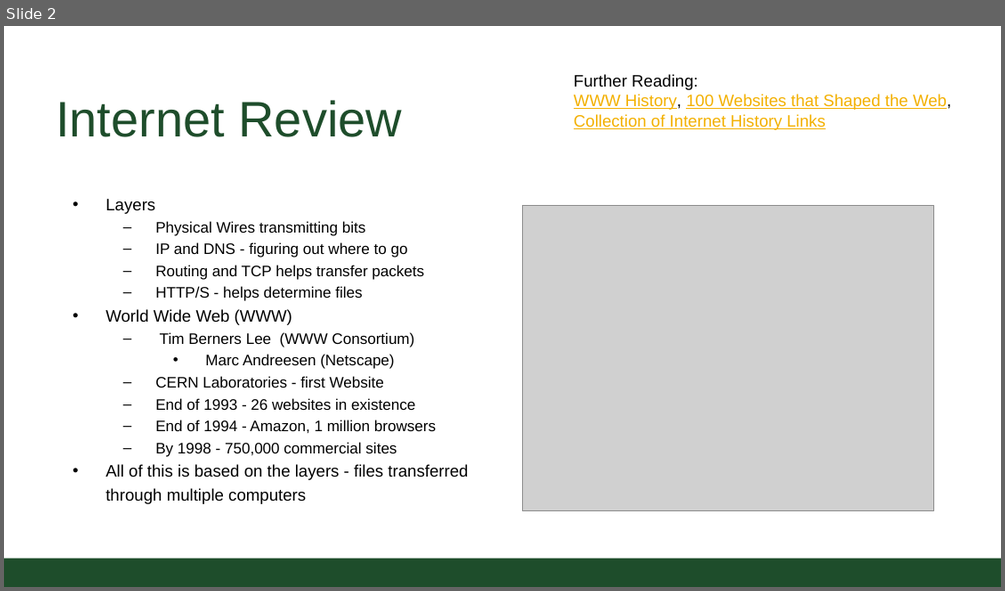
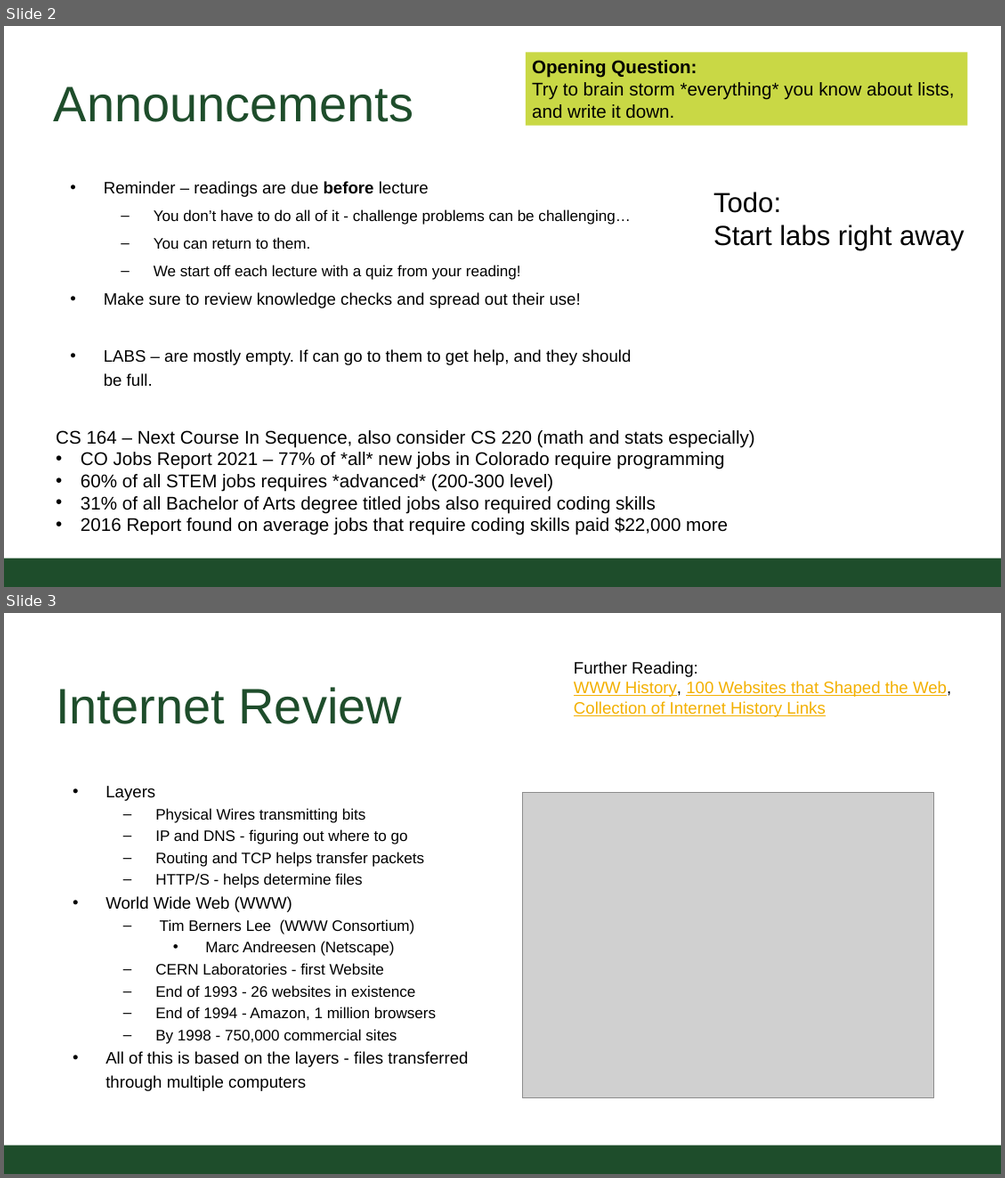
Before and after one commit to CSU-CS150B/handouts, a slide deck: Slides/On-Campus/10_02_HTML_Files_And_Dictionary.pptx. Shown one above the other, each under a label of ours: slide 2 before the commit, slides 2 and 3 after it. The pictures are 1005x591 and 1005x1178 pixels, drawn with LibreOffice and Linux fonts; fonts in the diff are those of the drawing; grey boxes stand for pictures; background and template pictures are left out. Boxes give left, top, right and bottom in pixels: in the first picture for what was removed or moved away, otherwise in the second. Text is boxed around its words. In the diff, an @@ line names an element or a change of style, - is before the commit and + after.

```diff
--- a/Slides/On-Campus/10_02_HTML_Files_And_Dictionary.pptx
+++ b/Slides/On-Campus/10_02_HTML_Files_And_Dictionary.pptx
@@ slide 2 added at bbox=[4, 26, 1001, 587], background #FFFFFF; not listed: 1 template element that a slide beside it also shows @@
@@ rectangle added at bbox=[526, 53, 967, 126], fill #C9D845, 20 pt, text #000000 @@
+Opening Question:
+Try to brain storm *everything* you know about lists, and write it down.
@@ title added at bbox=[54, 87, 413, 122], 54.4 pt, text #1E4D2B @@
+Announcements
@@ text added at bbox=[104, 181, 631, 386], 18.1 pt, text #000000 @@
+• Reminder – readings are due before lecture
+  – You don’t have to do all of it - challenge problems can be challenging…
+  – You can return to them.
+  – We start off each lecture with a quiz from your reading!
+• Make sure to review knowledge checks and spread out their use!
+• LABS – are mostly empty. If can go to them to get help, and they should be full.
@@ text added at bbox=[713, 192, 964, 250], 30.2 pt, text #000000 @@
+Todo:
+Start labs right away
@@ text added at bbox=[56, 430, 754, 535], 20 pt, text #000000 @@
+CS 164 – Next Course In Sequence, also consider CS 220 (math and stats especially)
+• CO Jobs Report 2021 – 77% of *all* new jobs in Colorado require programming
+• 60% of all STEM jobs requires *advanced* (200-300 level)
+• 31% of all Bachelor of Arts degree titled jobs also required coding skills
+• 2016 Report found on average jobs that require coding skills paid $22,000 more
@@ what was slide 2 is now slide 3 @@
```
Also in this commit, not shown: 2 slides changed, 3 other slides added, 1 other file.
